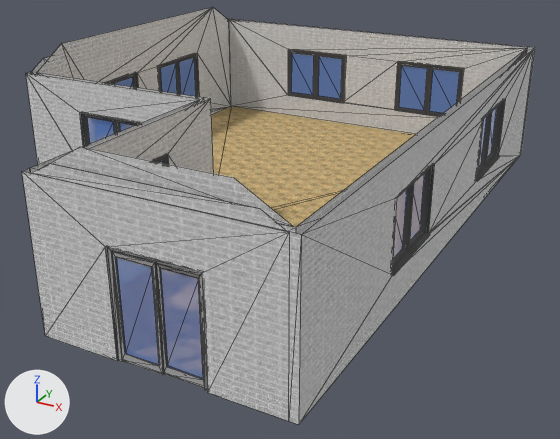
Two versions of the glTF model telhados/telhado44a.glb, one commit apart.
Rendered twice from a camera (50 mm lens) standing at (9.32, -15.39, 7.32) and looking at (1.15, -0.54, -0.11). Lighting does not change. The marker at lower left points along +X, +Y and +Z. Mesh edges are drawn as thin lines.

Objects in the first picture: 'root'.
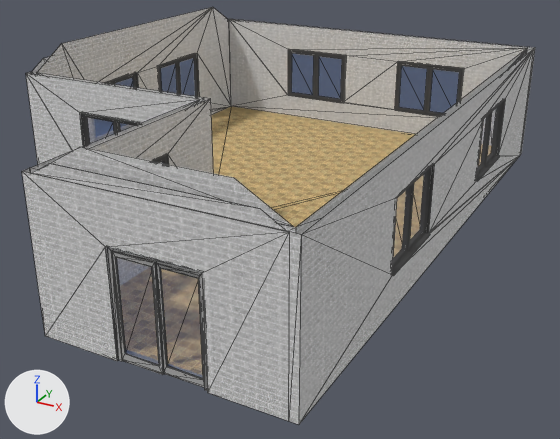
The edits, one by one:
Material '[Translucent Glass Blue]1' (mat_translucent_glass_blue_1) changes colour from blue #6496ee to blue #4e77bd; in linear values from (0.128, 0.307, 0.851) to (0.0759, 0.183, 0.511).
In material '[Translucent Glass Blue]1' (mat_translucent_glass_blue_1), alpha goes from 0.5 to 0.25.

Where the change shows, as pixel boxes (x1, y1, x2, y2) in the pictures (560 x 439 px):
'root', recoloured, surface changed
    both: (86, 52, 498, 379)
